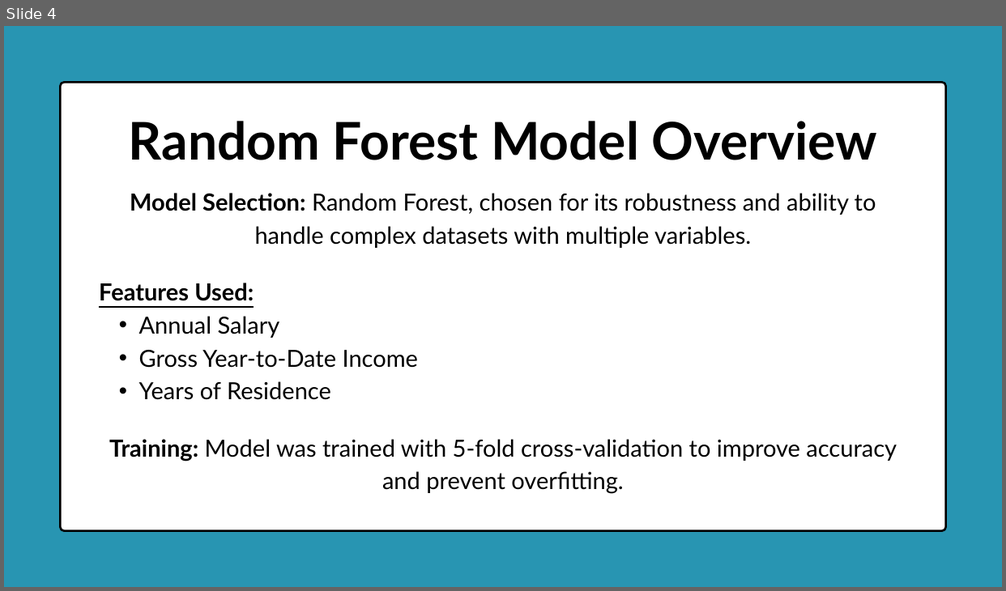
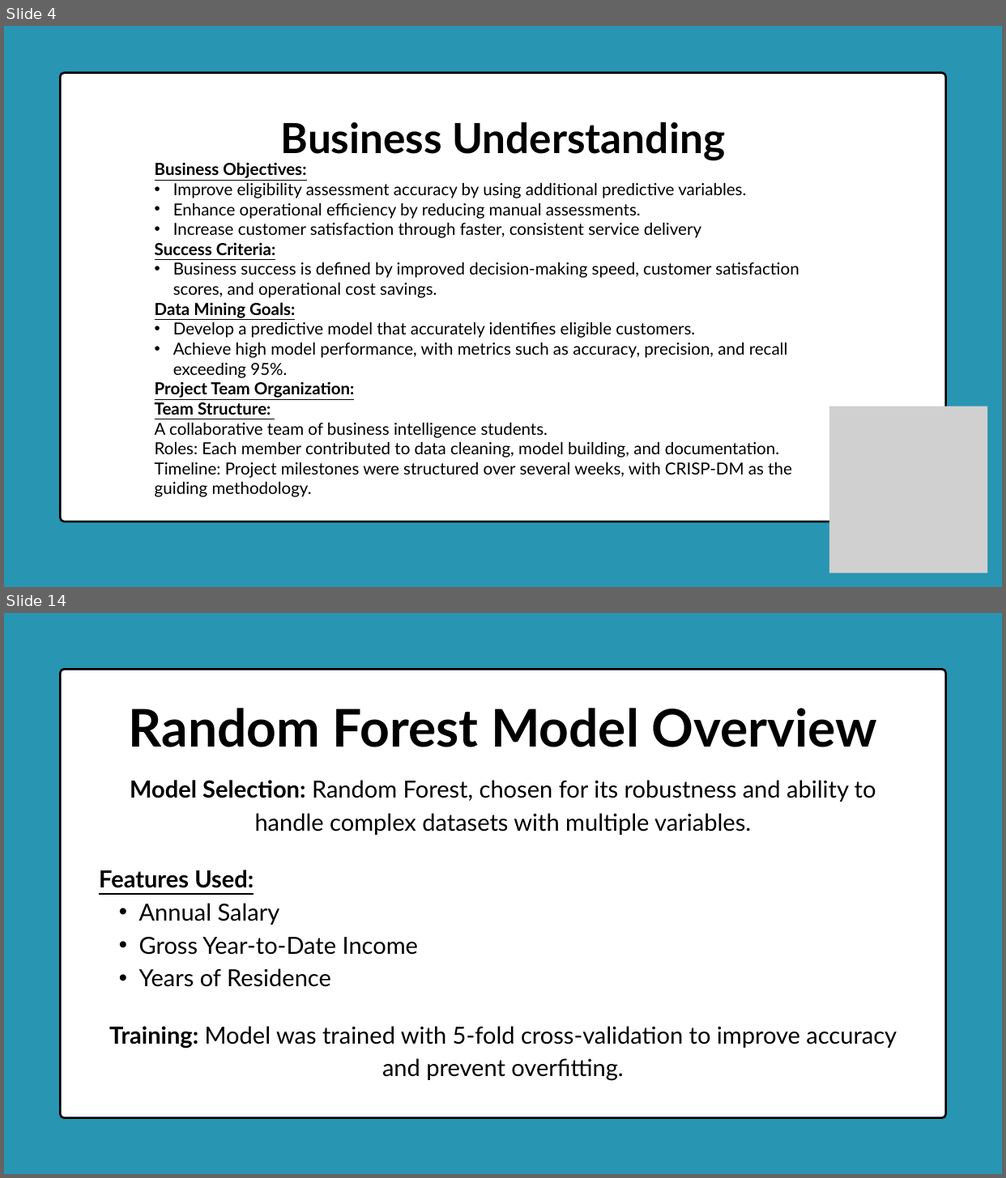
Before and after one commit to Delight-Chipiro/Customer_Eligibility_System, a slide deck: Documentation/Satellite Service Eligibility Checker.pptx. Shown one above the other, each under a label of ours: slide 4 before the commit, slides 4 and 14 after it; the slides between them are not shown. The pictures are 1006x591 and 1006x1178 pixels, drawn with LibreOffice and Linux fonts; fonts in the diff are those of the drawing; grey boxes stand for pictures. Boxes give left, top, right and bottom in pixels: in the first picture for what was removed or moved away, otherwise in the second. Text is boxed around its words. In the diff, an @@ line names an element or a change of style, - is before the commit and + after.

```diff
--- a/Documentation/Satellite Service Eligibility Checker.pptx
+++ b/Documentation/Satellite Service Eligibility Checker.pptx
@@ slide 4 added at bbox=[4, 26, 1002, 587], background #2895B2 @@
@@ freeform shape added at bbox=[60, 73, 945, 522], fill #FFFFFF, outline #000000 3 pt @@
@@ text added at bbox=[281, 122, 725, 161], 60 pt, text #000000, bold @@
+Business Understanding
@@ text added at bbox=[155, 162, 799, 497], 24 pt, text #000000 @@
+Business Objectives:
+• Improve eligibility assessment accuracy by using additional predictive variables.
+• Enhance operational efficiency by reducing manual assessments.
+• Increase customer satisfaction through faster, consistent service delivery
+Success Criteria:
+• Business success is defined by improved decision-making speed, customer satisfaction scores, and operational cost savings.
+Data Mining Goals:
+• Develop a predictive model that accurately identifies eligible customers.
+• Achieve high model performance, with metrics such as accuracy, precision, and recall exceeding 95%.
+Project Team Organization:
+Team Structure:
+A collaborative team of business intelligence students.
+Roles: Each member contributed to data cleaning, model building, and documentation.
+Timeline: Project milestones were structured over several weeks, with CRISP-DM as the guiding methodology.
@@ picture added at bbox=[829, 406, 987, 573] @@
@@ what was slide 4 is now slide 14 @@
```
Also in this commit, not shown: 3 slides changed, 13 other slides added, 1 slide removed.
